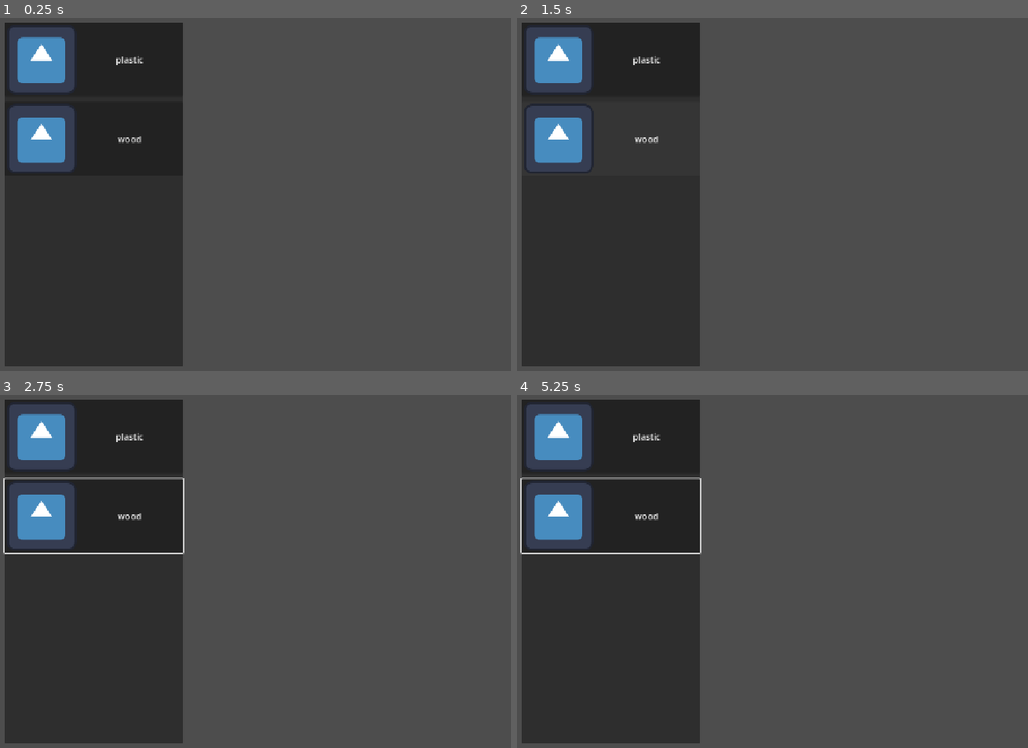
Above: before the commit, frames 1-4 (two rows, left to right).
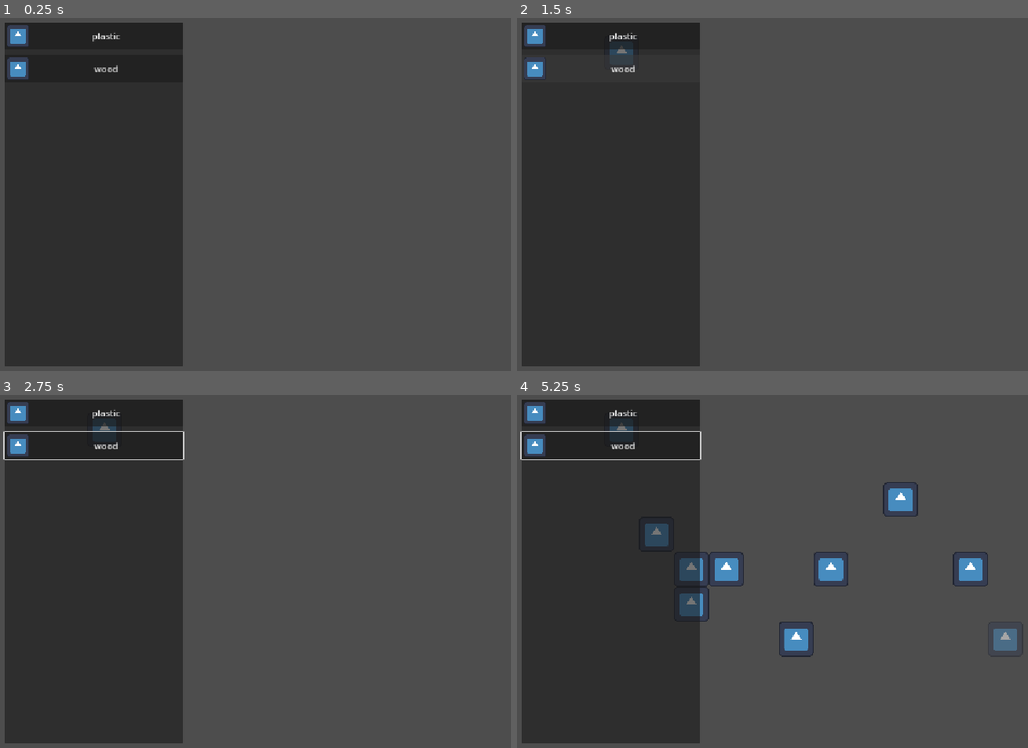
Above: after the commit, the same moments.

Repository: helladecimal/rube
Game: Godot game, scene res://scenes/editor.tscn
Two runs of this game, one before a commit and one after it. Both use one fixed random seed, a clock stepped at 60 frames per second and the inputs below. The engine's default icon, where the game draws it, is replaced by a stand-in: a white triangle on a blue panel in a dark square.
Inputs (mouse positions are in pixels of both pictures, inside the frame that each line leads up to):
- Up to frame 1 (0.25 s): no input
- Up to frame 2 (1.5 s): click "plastic" at 0.5 s; click "wood" at 1.25 s
- Up to frame 3 (2.75 s): tap Enter at 2 s; move the mouse to (449, 553) at 2.02 s; hold Right from 2.03 s (still down); tap 0 at 2.1 s; click (449, 553) at 2.17 s
- Up to frame 4 (5.25 s): release Right at 2.75 s; tap Space at 2.75, 4.25 s; drag from (706, 589) to (971, 567) at 2.77 s; tap Enter at 3.5, 5 s; move the mouse to (895, 493) at 3.52 s; press the mouse at (895, 493) at 3.53 s; hold Right 3.53-4.25 s; tap 0 at 3.8 s; release the mouse at (895, 493) at 4.25 s; drag from (798, 642) to (644, 518) at 4.27 s; move the mouse to (1017, 624) at 5.02 s; hold Left from 5.03 s (still down); tap Alt at 5.1 s

The runs differ from the first frame. In frame 1, 4.8% of the frame differs, in the area x 1-29%, y 2-44%; in frame 2, 5.1%; in frame 3, 5.6%; in frame 4, 8.7%, in the area x 0-98%, y 2-75%.

Commit message:
add ui selection

Diff:
--- a/scenes/editor.tscn
+++ b/scenes/editor.tscn
@@ -8,18 +8,18 @@
 
 [node name="Main" type="Node" unique_id=1812108054]
 
-[node name="Node2D" type="Node2D" parent="." unique_id=1816461076]
+[node name="Editor" type="Node2D" parent="." unique_id=1816461076]
 script = ExtResource("1_b1cmn")
 
-[node name="CollCheck" type="Area2D" parent="Node2D" unique_id=897377445]
+[node name="CollCheck" type="Area2D" parent="Editor" unique_id=897377445]
 
-[node name="CollisionShape2D" type="CollisionShape2D" parent="Node2D/CollCheck" unique_id=637649607]
+[node name="CollisionShape2D" type="CollisionShape2D" parent="Editor/CollCheck" unique_id=637649607]
 shape = SubResource("RectangleShape2D_yf5fn")
 
-[node name="Camera2D" type="Camera2D" parent="Node2D" unique_id=191940169]
+[node name="Camera2D" type="Camera2D" parent="Editor" unique_id=191940169]
 anchor_mode = 0
 
-[node name="PlaceDebounce" type="Timer" parent="Node2D" unique_id=936457422]
+[node name="PlaceDebounce" type="Timer" parent="Editor" unique_id=936457422]
 wait_time = 0.15
 one_shot = true
 
--- a/scenes/ui.gd
+++ b/scenes/ui.gd
@@ -2,7 +2,7 @@
 
 @export var selected: Block.BlockType
 @onready var blockcont := $Panel/BlockButtons
-
+@onready var Editor := $"../Editor"
 @onready var button: Button = $Panel/BlockButtons/Button.duplicate()
 # Called when the node enters the scene tree for the first time.
 func _ready() -> void:
@@ -12,10 +12,17 @@
 			var new = button.duplicate()
 			new.text = blocks
 			blockcont.add_child(new)
-			print(blocks)
+
+
+			new.pressed.connect(pressed.bind(blocks))
 		pass
 	pass # Replace with function body.
 
+func pressed(mat):
+	print(mat)
+	print(Editor)
+	Editor.selected = Block.BlockType[mat]
+	pass
 
 # Called every frame. 'delta' is the elapsed time since the previous frame.
 func _process(delta: float) -> void:
--- a/scenes/ui.tscn
+++ b/scenes/ui.tscn
@@ -14,7 +14,7 @@
 grow_vertical = 2
 script = ExtResource("1_nt7q6")
 
-[node name="Panel" type="Panel" parent="." unique_id=712344753]
+[node name="Panel" type="PanelContainer" parent="." unique_id=513371423]
 layout_mode = 1
 anchors_preset = -1
 anchor_top = 0.012
@@ -27,17 +27,19 @@
 grow_vertical = 2
 
 [node name="BlockButtons" type="VBoxContainer" parent="Panel" unique_id=1272870560]
-layout_mode = 1
-anchors_preset = 15
-anchor_right = 1.0
-anchor_bottom = 1.0
-grow_horizontal = 2
-grow_vertical = 2
+layout_mode = 2
 theme_override_constants/separation = 10
 
 [node name="Button" type="Button" parent="Panel/BlockButtons" unique_id=2063425144]
+custom_minimum_size = Vector2(0, 50)
 layout_mode = 2
 theme = SubResource("Theme_x4jx1")
 text = "
 "
 icon = ExtResource("2_x4jx1")
+expand_icon = true
+
+[node name="TextureRect" type="TextureRect" parent="Panel/BlockButtons/Button" unique_id=713347252]
+layout_mode = 0
+offset_right = 40.0
+offset_bottom = 40.0
